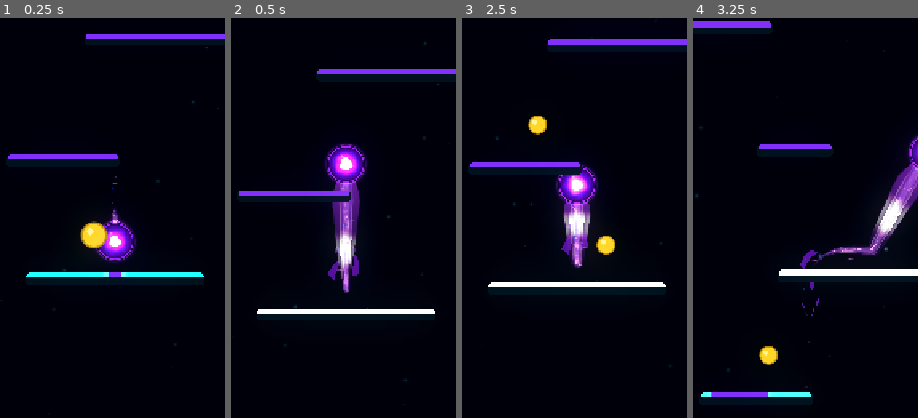
Above: before the commit, frames 1-4 (left to right).
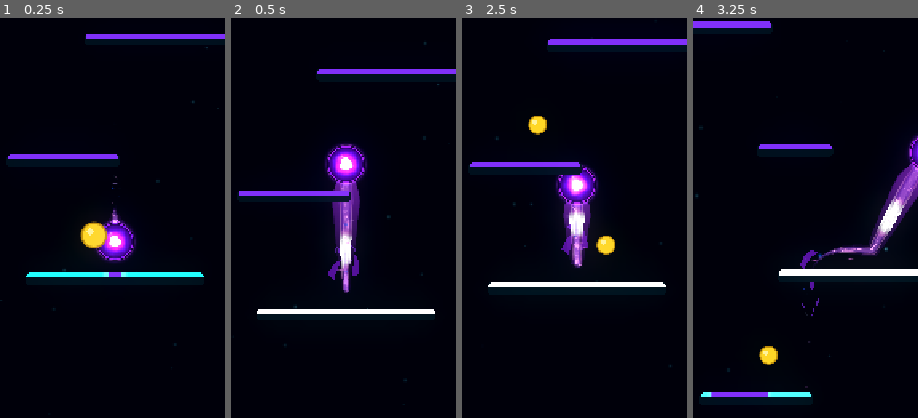
Above: after the commit, the same moments.

Repository: Kryodo/TowerJump
Game: Godot game, scene res://scenes/main.tscn
The game is run twice, just before and just after one commit, with the same random seed, the same clock (stepped at 60 frames per second) and the same inputs.
Inputs (mouse positions are % of the whole screen's width and height, from its top left):
- Up to frame 1 (0.25 s): no input
- Up to frame 2 (0.5 s): no input
- Up to frame 3 (2.5 s): move the mouse to (72, 45) at 0.52 s; hold Right (ui_right) 0.53-1.25 s; click (72, 45) at 0.67 s; drag from (30, 55) to (47, 31) at 1.27 s; click "Nochmal spielen" at 2 s
- Up to frame 4 (3.25 s): move the mouse to (60, 28) at 2.77 s; hold Right (ui_right) from 2.78 s (still down)
The pictures show only the part of the screen within x 24-74%, y 25-75%; the shares and areas given below are measured in that part.

Frame 1 is identical in both runs. In frame 2, 0.2% of the frame differs, in the area x 46-56%, y 54-63%; in frame 3, 0.3%; in frame 4, 0.3%, in the area x 80-97%, y 44-55%.

Commit message:
Replace traveling landing pulse with a localized trail-head impulse

Diff:
--- a/scenes/trail_aura_pulse.gdshader
+++ b/scenes/trail_aura_pulse.gdshader
@@ -3,8 +3,7 @@
 uniform int palette_mode = 0;
 uniform float pulse_progress = -1.0;
 uniform float pulse_strength = 0.0;
-uniform float landing_pulse_progress = -1.0;
-uniform float landing_pulse_strength = 0.0;
+uniform float landing_kick_strength = 0.0;
 
 // Preserve the TrailAura gradient as the base color. A passing pulse adds a
 // short-lived highlight strongest along each outside edge of the ribbon.
@@ -23,10 +22,11 @@
 		1.0 - smoothstep(0.02, 0.105, abs(along - pulse_progress))
 	) * pulse_gate;
 	float pulse = pulse_band * pulse_strength;
-	float landing_pulse_band = (
-		1.0 - smoothstep(0.025, 0.125, abs(along - landing_pulse_progress))
-	) * step(0.0, landing_pulse_progress);
-	float landing_pulse = landing_pulse_band * landing_pulse_strength * edge_fade;
+	// Keep the landing kick close to the orb; the separate ambient pulse
+	// still owns long-distance motion and filament spawning.
+	float landing_head_kick = landing_kick_strength
+		* (1.0 - smoothstep(0.02, 0.32, along))
+		* edge_fade;
 
 	vec3 pulse_color;
 	vec3 landing_pulse_color;
@@ -38,11 +38,11 @@
 		landing_pulse_color = vec3(0.9, 1.8, 2.55);
 	}
 
-	float edge_flash = max(pulse * edge_factor, landing_pulse * edge_factor * 1.15);
+	float edge_flash = pulse * edge_factor;
 	aura.rgb = mix(aura.rgb, pulse_color, pulse * 0.12);
 	aura.rgb += pulse_color * edge_flash * 0.72;
-	aura.rgb += landing_pulse_color * landing_pulse * (0.28 + edge_factor * 0.42);
-	aura.a = clamp(aura.a + pulse * 0.025 + edge_flash * 0.24 + landing_pulse * 0.035, 0.0, 0.98);
+	aura.rgb += landing_pulse_color * landing_head_kick * (0.12 + edge_factor * 0.16);
+	aura.a = clamp(aura.a + pulse * 0.025 + edge_flash * 0.24 + landing_head_kick * 0.012, 0.0, 0.98);
 	aura.a *= edge_fade;
 	COLOR = aura;
 }
